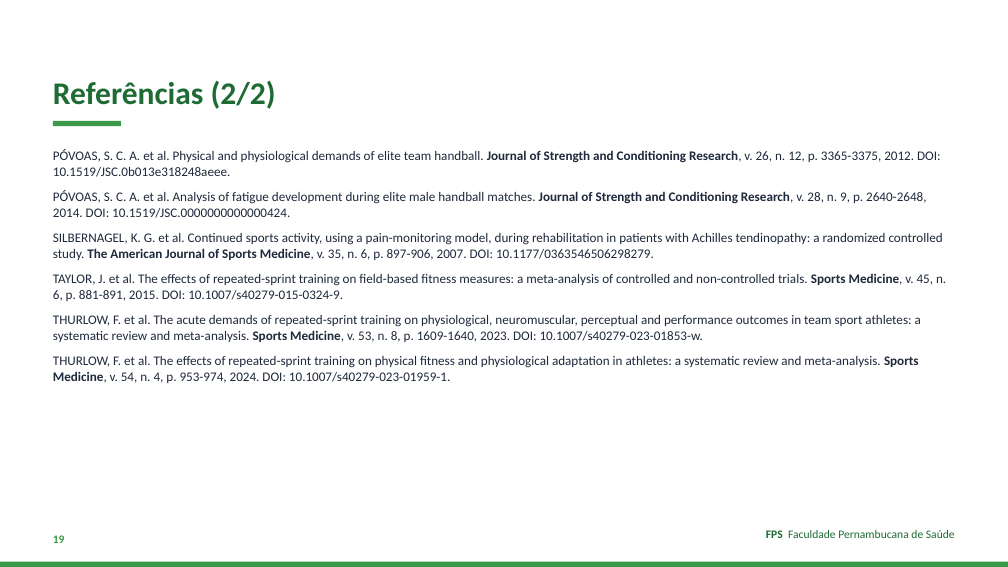
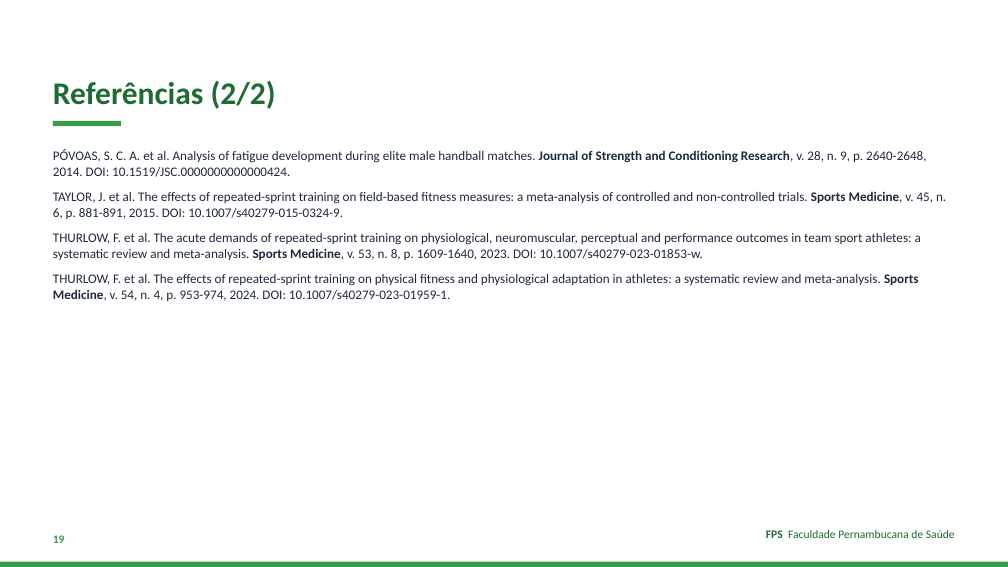
Before and after one commit to Institutomoraisandrade/CRM, a slide deck: slide 19 of trabalho-fps/trabalhos/2026-11-11-handebol-rsa/apresentacao.pptx. Drawn at 1008x567 pixels with LibreOffice and Linux fonts; fonts in the diff are those of the drawing. Boxes give left, top, right and bottom in pixels: in the first picture for what was removed or moved away, otherwise in the second. Text is boxed around its words. In the diff, an @@ line names an element or a change of style, - is before the commit and + after.

```diff
--- a/trabalho-fps/trabalhos/2026-11-11-handebol-rsa/apresentacao.pptx
+++ b/trabalho-fps/trabalhos/2026-11-11-handebol-rsa/apresentacao.pptx
@@ text at box(53, 149, 941, 177): paragraph removed @@
-PÓVOAS, S. C. A. et al. Physical and physiological demands of elite team handball. Journal of Strength and Conditioning Research, v. 26, n. 12, p. 3365-3375, 2012. DOI: 10.1519/JSC.0b013e318248aeee.
@@ text at box(53, 233, 943, 260): paragraph removed @@
-SILBERNAGEL, K. G. et al. Continued sports activity, using a pain-monitoring model, during rehabilitation in patients with Achilles tendinopathy: a randomized controlled study. The American Journal of Sports Medicine, v. 35, n. 6, p. 897-906, 2007. DOI: 10.1177/0363546506298279.
```
Also in this commit, not shown: 10 other slides changed, 2 other files.
